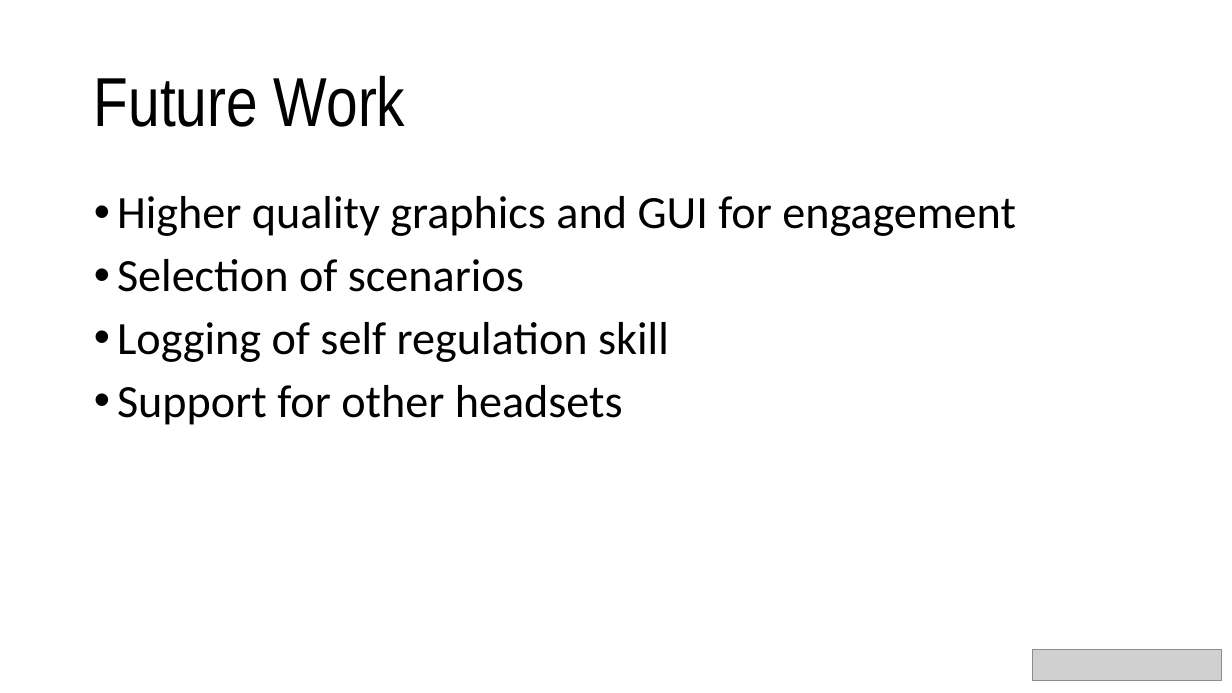
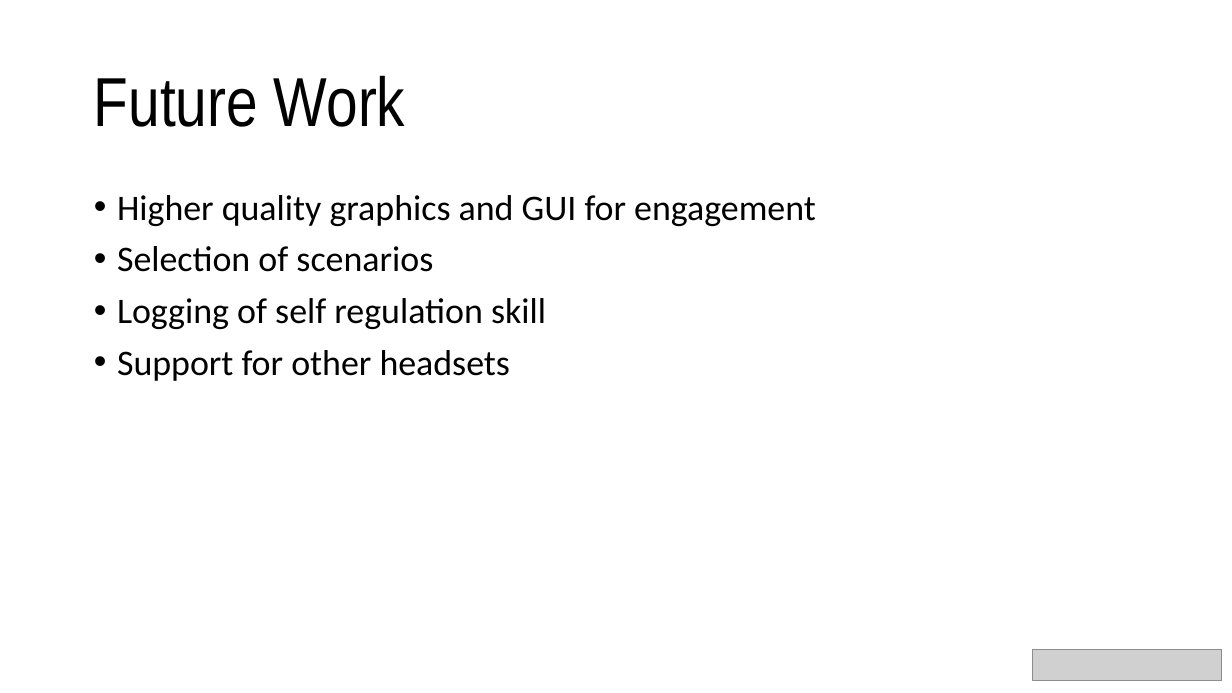
Before and after one commit to gershGit/BCI-Final-Project, a slide deck: slide 8 of presentation.pptx (slide 7 before the commit). Drawn at 1232x693 pixels with LibreOffice and Linux fonts; fonts in the diff are those of the drawing; grey boxes stand for pictures. Boxes give left, top, right and bottom in pixels: in the first picture for what was removed or moved away, otherwise in the second. Text is boxed around its words. In the diff, an @@ line names an element or a change of style, - is before the commit and + after.

```diff
--- a/presentation.pptx
+++ b/presentation.pptx
@@ text "Higher quality graphics and GUI ..." at (x1=117, y1=195, x2=816, y2=381): size 36 to 28 pt @@
```
Also in this commit, not shown: 3 other slides changed, 1 slide added.
